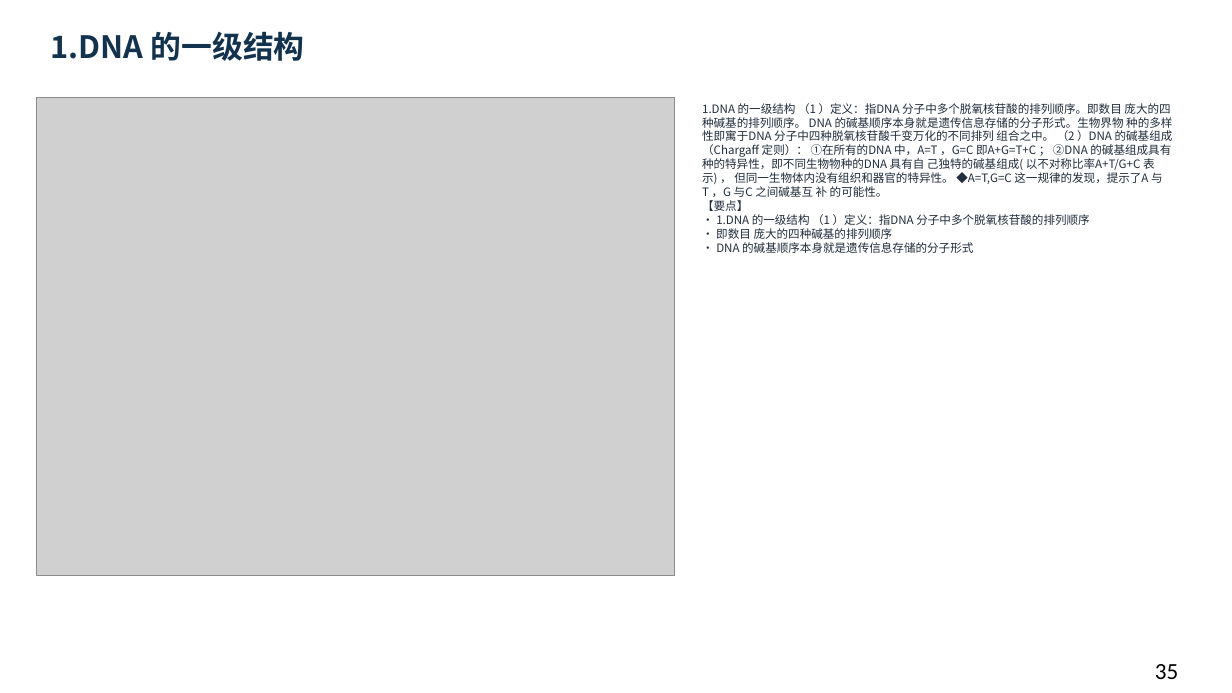
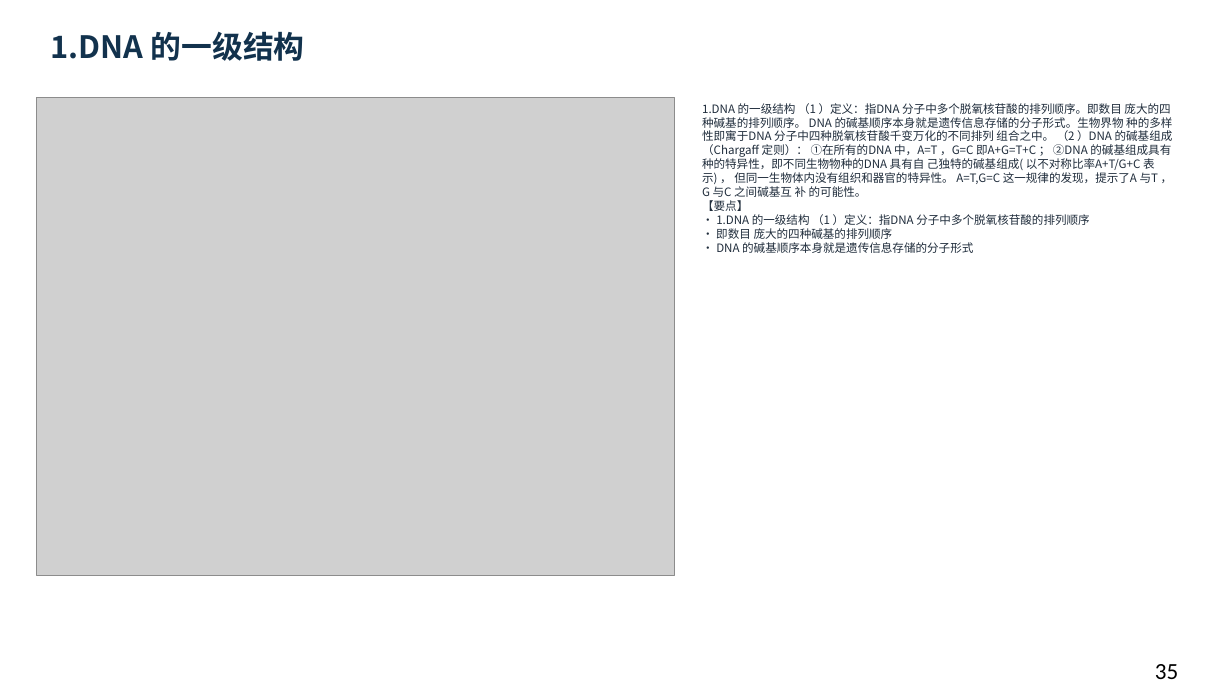
Before and after one commit to newkan-li/Biochemistry, a slide deck: slide 35 of downloads/bc11-ai-style.pptx. Drawn at 1232x693 pixels with LibreOffice and Linux fonts; fonts in the diff are those of the drawing; grey boxes stand for pictures. Boxes give left, top, right and bottom in pixels: in the first picture for what was removed or moved away, otherwise in the second. Text is boxed around its words. In the diff, an @@ line names an element or a change of style, - is before the commit and + after.

Commit message:
bc11真正清除PUA控制符(上版未写入数据),修正碱基结构特征页;版本20261112cdb

```diff
--- a/downloads/bc11-ai-style.pptx
+++ b/downloads/bc11-ai-style.pptx
@@ text at (702, 103, 1173, 253): text changed @@
-1.DNA 的一级结构 （1 ）定义：指DNA 分子中多个脱氧核苷酸的排列顺序。即数目 庞大的四种碱基的排列顺序。 DNA 的碱基顺序本身就是遗传信息存储的分子形式。生物界物 种的多样性即寓于DNA 分子中四种脱氧核苷酸千变万化的不同排列 组合之中。 （2 ）DNA 的碱基组成（Chargaff 定则）： ①在所有的DNA 中，A=T ，G=C 即A+G=T+C ； ②DNA 的碱基组成具有种的特异性，即不同生物物种的DNA 具有自 己独特的碱基组成( 以不对称比率A+T/G+C 表示) ， 但同一生物体内没有组织和器官的特异性。 ◆A=T,G=C 这一规律的发现，提示了A 与T ，G 与C 之间碱基互 补 的可能性。
-【要点】
-• 1.DNA 的一级结构 （1 ）定义：指DNA 分子中多个脱氧核苷酸的排列顺序
-• 即数目 庞大的四种碱基的排列顺序
-• DNA 的碱基顺序本身就是遗传信息存储的分子形式
+1.DNA 的一级结构 （1 ）定义：指DNA 分子中多个脱氧核苷酸的排列顺序。即数目 庞大的四种碱基的排列顺序。 DNA 的碱基顺序本身就是遗传信息存储的分子形式。生物界物 种的多样性即寓于DNA 分子中四种脱氧核苷酸千变万化的不同排列 组合之中。 （2 ）DNA 的碱基组成（Chargaff 定则）： ①在所有的DNA 中，A=T ，G=C 即A+G=T+C ； ②DNA 的碱基组成具有种的特异性，即不同生物物种的DNA 具有自 己独特的碱基组成( 以不对称比率A+T/G+C 表示) ， 但同一生物体内没有组织和器官的特异性。 A=T,G=C 这一规律的发现，提示了A 与T ，G 与C 之间碱基互 补 的可能性。
+【要点】
+• 1.DNA 的一级结构 （1 ）定义：指DNA 分子中多个脱氧核苷酸的排列顺序
+• 即数目 庞大的四种碱基的排列顺序
+• DNA 的碱基顺序本身就是遗传信息存储的分子形式
```
Also in this commit, not shown: 49 other slides changed, 6 other files.
